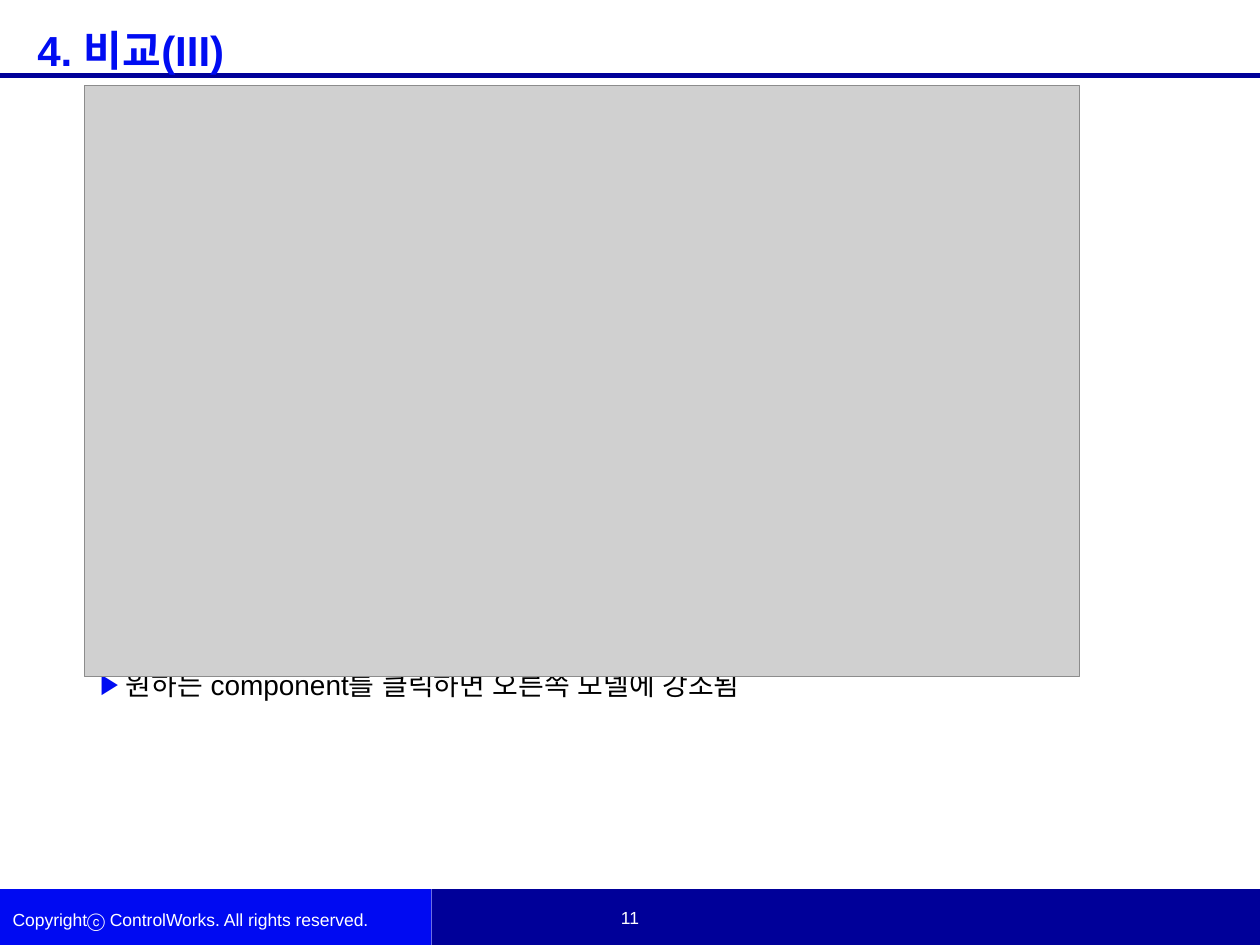
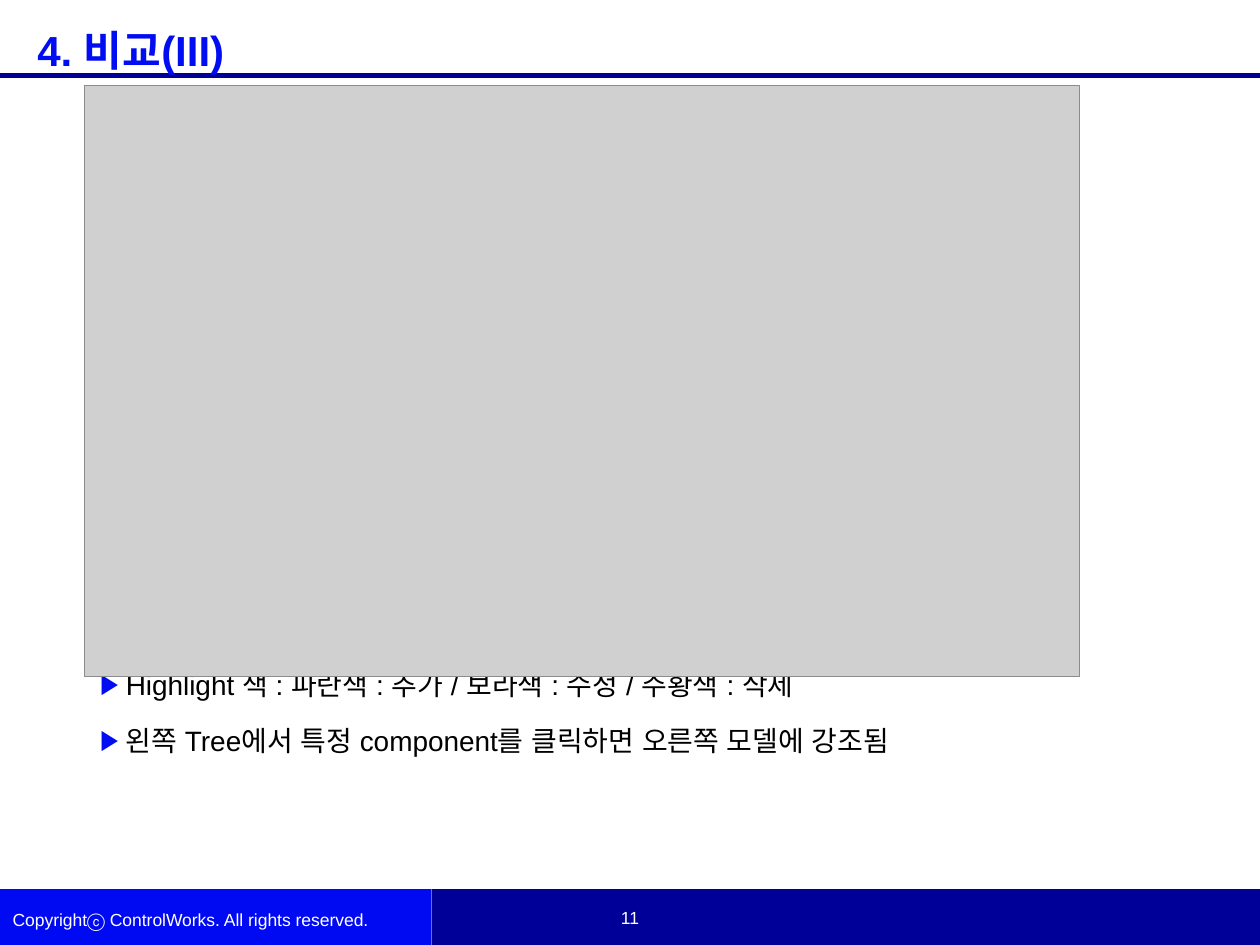
Before and after one commit to woojinKwon/kwj6355, a slide deck: slide 11 of Simulink Source Control.pptx. Drawn at 1260x945 pixels with LibreOffice and Linux fonts; fonts in the diff are those of the drawing; grey boxes stand for pictures; background and template pictures are left out. Boxes give left, top, right and bottom in pixels: in the first picture for what was removed or moved away, otherwise in the second. Text is boxed around its words. In the diff, an @@ line names an element or a change of style, - is before the commit and + after.

```diff
--- a/Simulink Source Control.pptx
+++ b/Simulink Source Control.pptx
@@ text at <box>126,667,889,756</box>: text changed @@
-  ▶ 원하는 component를 클릭하면 오른쪽 모델에 강조됨
+  ▶ Highlight 색 : 파란색 : 추가 / 보라색 : 수정 / 주황색 : 삭제
+  ▶ 왼쪽 Tree에서 특정 component를 클릭하면 오른쪽 모델에 강조됨
```
Also in this commit, not shown: 12 other slides changed, 3 slides added.
